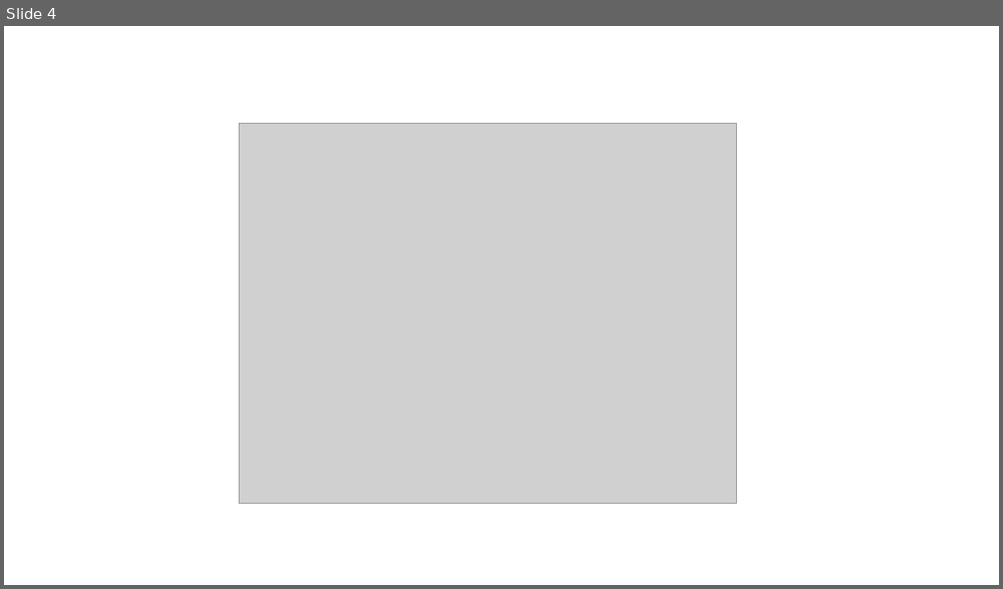
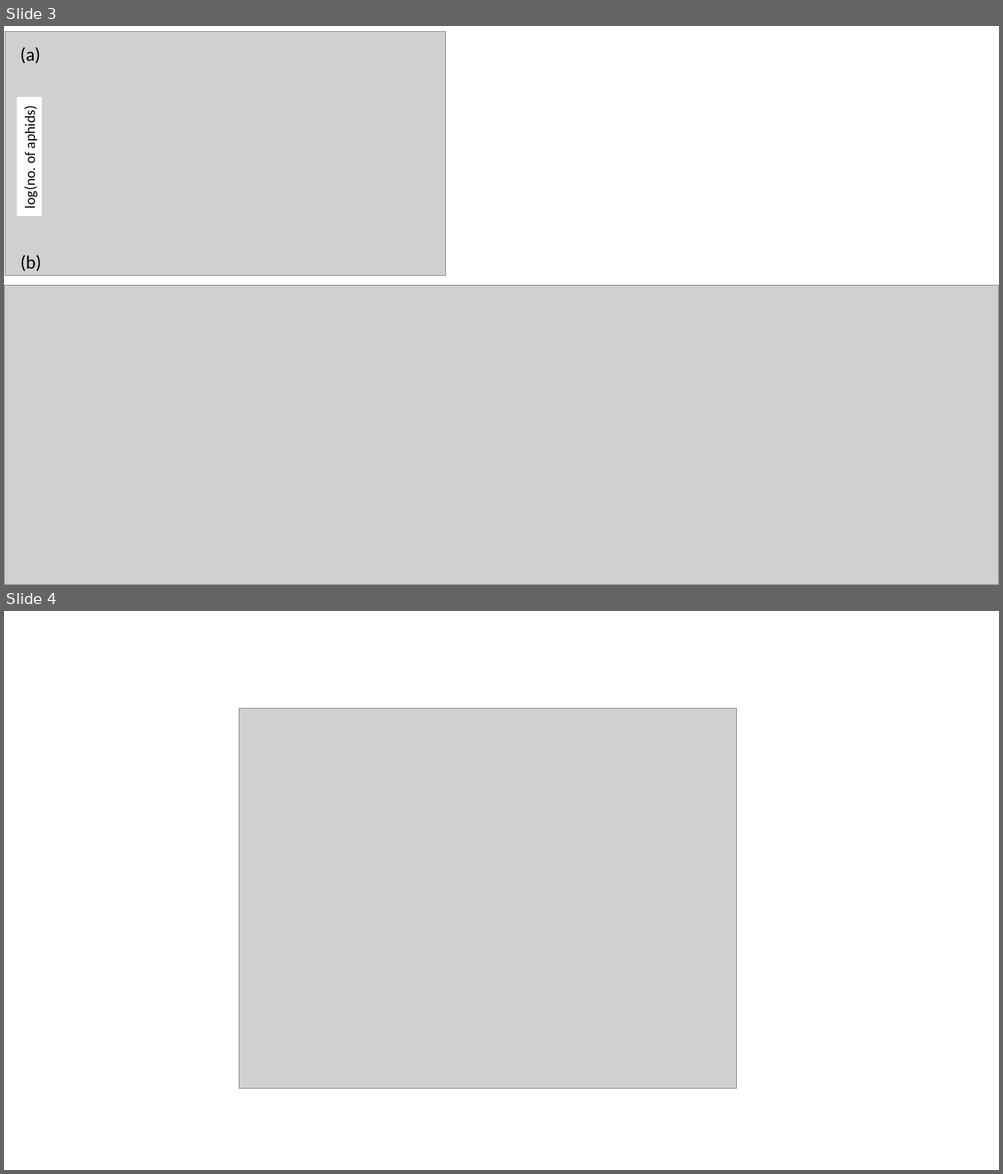
Before and after one commit to yassato/AraAphidGWAS, a slide deck: figures/database_snapshot.pptx. Shown one above the other, each under a label of ours: slide 4 before the commit, slides 3 and 4 after it. The pictures are 1003x589 and 1003x1174 pixels, drawn with LibreOffice and Linux fonts; fonts in the diff are those of the drawing; grey boxes stand for pictures. Boxes give left, top, right and bottom in pixels: in the first picture for what was removed or moved away, otherwise in the second. Text is boxed around its words. In the diff, an @@ line names an element or a change of style, - is before the commit and + after.

```diff
--- a/figures/database_snapshot.pptx
+++ b/figures/database_snapshot.pptx
@@ slide 3 added at (x1=4, y1=26, x2=999, y2=585), background #FFFFFF @@
@@ picture added at (x1=5, y1=31, x2=446, y2=276) @@
@@ text added at (x1=20, y1=47, x2=40, y2=63), 18 pt, text #000000 @@
+(a)
@@ rectangle added at (x1=17, y1=97, x2=42, y2=216), fill #FFFFFF, 14 pt, text #000000 @@
+log(no. of aphids)
@@ text added at (x1=20, y1=255, x2=41, y2=272), 18 pt, text #000000 @@
+(b)
@@ picture added at (x1=4, y1=286, x2=999, y2=585) @@
```
Also in this commit, not shown: 2 other slides added, 2 slides removed, 10 other files.
